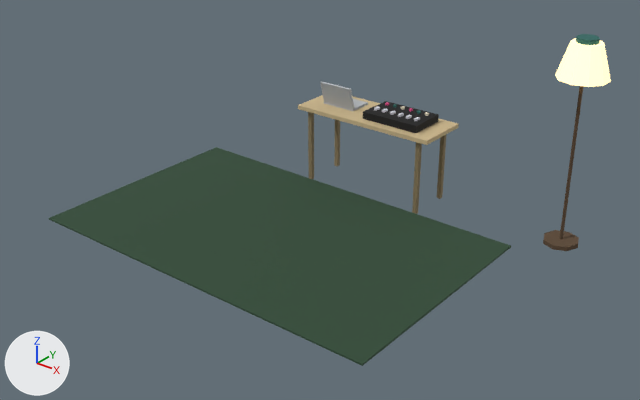
The Blender file assets/source/environment/stage-sets-v1/out/lwf_stage_set_electronic_v1.blend, before and after one commit.
The view is the same before and after, from a 50 mm camera at (5.05, -4.86, 4.96) aimed at (0.82, 0.42, 1.68). Every picture has the same lights, and +X, +Y and +Z are marked at lower left. The older version comes first.

Objects in the first picture: 'LampShade', 'Props', 'Rug'.
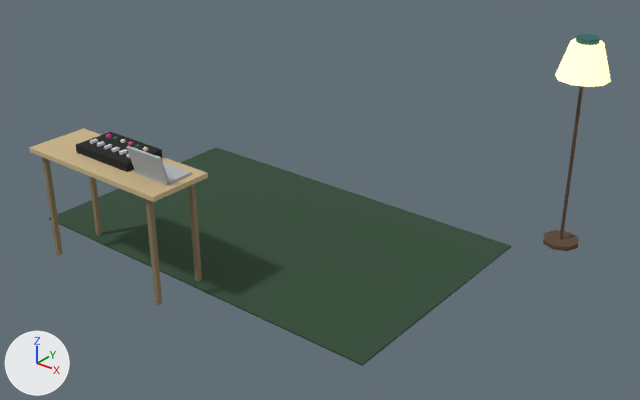
Changed parts and their boxes [x1, y1, x2, y2] in the pictures (640 x 400 px; the box of a moved part takes in the faces that stretch with it):
'Props', reshaped (89% wider, 25% taller)
    before: [298, 34, 600, 251]
    after: [29, 34, 600, 305]
part 1 of me_props, moved or reshaped
    before: [298, 95, 459, 145]
    after: [29, 128, 208, 202]
part 2 of me_props, moved or reshaped
    before: [334, 120, 340, 166]
    after: [89, 176, 102, 235]
part 3 of me_props, moved or reshaped
    before: [308, 112, 314, 179]
    after: [42, 157, 63, 255]
part 4 of me_props, moved or reshaped
    before: [437, 135, 446, 199]
    after: [188, 184, 202, 281]
part 5 of me_props, moved or reshaped
    before: [412, 142, 422, 214]
    after: [145, 199, 162, 305]
part 6 of me_props, moved or reshaped
    before: [324, 99, 368, 111]
    after: [135, 162, 192, 185]
part 7 of me_props, moved or reshaped
    before: [320, 81, 354, 111]
    after: [127, 146, 170, 185]
part 8 of me_props, moved or reshaped
    before: [363, 101, 439, 133]
    after: [76, 132, 162, 172]
part 9 of me_props, moved or reshaped
    before: [374, 106, 380, 111]
    after: [90, 139, 98, 144]
part 10 of me_props, moved or reshaped
    before: [382, 109, 388, 113]
    after: [97, 141, 105, 147]
part 11 of me_props, moved or reshaped
    before: [390, 111, 396, 115]
    after: [104, 144, 112, 149]
part 12 of me_props, moved or reshaped
    before: [397, 113, 404, 117]
    after: [111, 147, 120, 152]
part 13 of me_props, moved or reshaped
    before: [406, 115, 412, 119]
    after: [119, 149, 127, 155]

What changed in the scene script:
```text
Change me_props:
    used by ob_props; location = (0.0, 0.0, 0.0)
    remove me_props.from_pydata(...)  # 208 vertices, 150 faces; spans x -0.3..2.56, y 1.48..2.03, z 1.2..3.05
    add me_props.from_pydata(...)  # 208 vertices, 150 faces; spans x -1.0..2.56, y -1.1..2.01, z 1.2..3.05
    me_props part 1: the loose piece of 8 vertices spanning x -0.3..1.2, y 1.48..2.03, z 1.94..1.98 is moved by (-0.7, -2.58, 0.2)
    me_props part 2: the loose piece of 8 vertices spanning x -0.2..-0.16, y 1.95..1.99, z 1.2..1.94 is scaled about its middle by (1, 1, 1.27), then moved by (-0.7, -2.58, 0.1)
    me_props part 3: the loose piece of 8 vertices spanning x -0.2..-0.16, y 1.51..1.55, z 1.2..1.94 is scaled about its middle by (1, 1, 1.27), then moved by (-0.7, -2.57, 0.1)
    me_props part 4: the loose piece of 8 vertices spanning x 1.06..1.1, y 1.95..1.99, z 1.2..1.94 is scaled about its middle by (1, 1, 1.27), then moved by (-0.7, -2.58, 0.1)
    me_props part 5: the loose piece of 8 vertices spanning x 1.06..1.1, y 1.51..1.55, z 1.2..1.94 is scaled about its middle by (1, 1, 1.27), then moved by (-0.7, -2.57, 0.1)
    me_props part 6: the loose piece of 8 vertices spanning x -0.13..0.23, y 1.67..1.92, z 1.98..2.0 is moved by (0.2, -2.57, 0.2)
    me_props part 7: the loose piece of 8 vertices spanning x -0.13..0.23, y 1.62..1.7, z 1.98..2.22 is moved by (0.2, -2.57, 0.2)
    me_props part 8: the loose piece of 8 vertices spanning x 0.43..1.03, y 1.56..1.94, z 1.99..2.06 is scaled about its middle by (1.03, 0.947, 1), then moved by (-1.03, -2.5, 0.19)
    me_props part 9: the loose piece of 8 vertices spanning x 0.49..0.51, y 1.66..1.72, z 2.06..2.08 is moved by (-1.03, -2.5, 0.19)
    me_props part 10: the loose piece of 8 vertices spanning x 0.57..0.6, y 1.66..1.72, z 2.06..2.08 is moved by (-1.03, -2.5, 0.19)
    me_props part 11: the loose piece of 8 vertices spanning x 0.67..0.69, y 1.66..1.72, z 2.06..2.08 is moved by (-1.03, -2.5, 0.19)
    me_props part 12: the loose piece of 8 vertices spanning x 0.75..0.78, y 1.66..1.72, z 2.06..2.08 is moved by (-1.03, -2.5, 0.19)
    me_props part 13: the loose piece of 8 vertices spanning x 0.85..0.88, y 1.66..1.72, z 2.06..2.08 is moved by (-1.03, -2.5, 0.19)
    other edits to the shape of me_props do not show in these pictures
```
